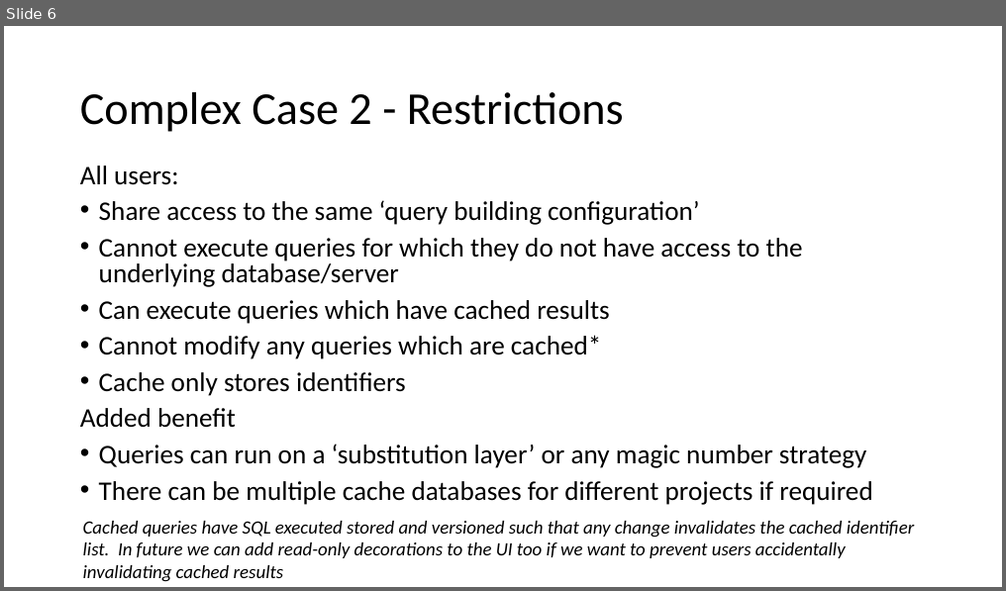
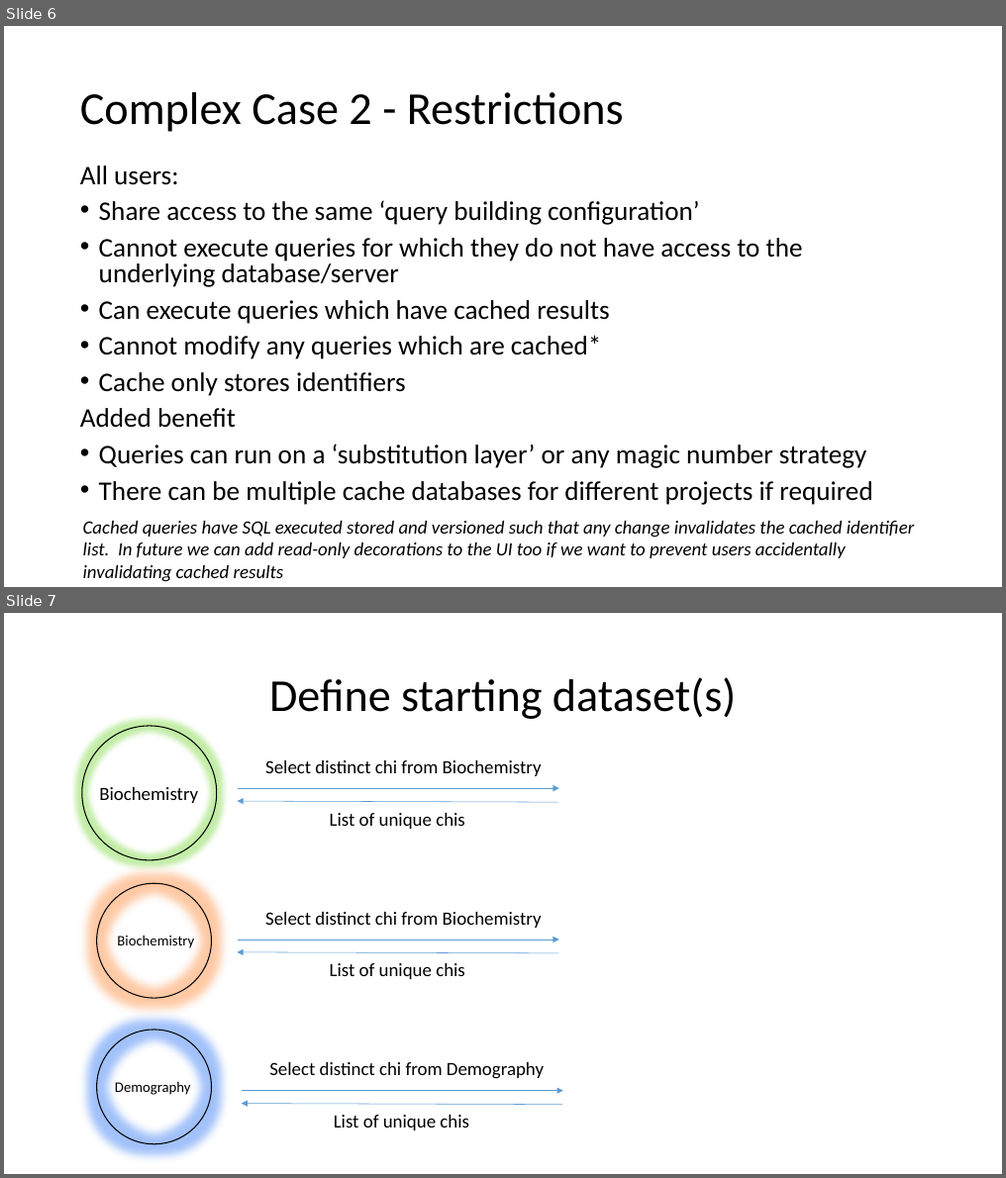
Before and after one commit to HicServices/RDMP, a slide deck: Documentation/CohortGeneration.pptx. Shown one above the other, each under a label of ours: slide 6 before the commit, slides 6 and 7 after it. The pictures are 1006x591 and 1006x1178 pixels, drawn with LibreOffice and Linux fonts; fonts in the diff are those of the drawing. Boxes give left, top, right and bottom in pixels: in the first picture for what was removed or moved away, otherwise in the second. Text is boxed around its words. In the diff, an @@ line names an element or a change of style, - is before the commit and + after.

```diff
--- a/Documentation/CohortGeneration.pptx
+++ b/Documentation/CohortGeneration.pptx
@@ slide 7 added at (4, 613, 1002, 1174), background #FFFFFF @@
@@ title added at (269, 677, 736, 719), 44 pt, text #000000 @@
+Define starting dataset(s)
@@ ellipse added at (82, 726, 217, 861), outline #000000 1 pt @@
@@ text added at (265, 761, 542, 776), 18 pt, text #000000 @@
+Select distinct chi from Biochemistry
@@ text added at (99, 787, 198, 803), 18 pt, text #000000 @@
+Biochemistry
@@ arrow added from (238, 788) to (559, 788), #5B9BD5 0.5 pt @@
@@ arrow added from (558, 802) to (237, 801), #5B9BD5 0.5 pt @@
@@ text added at (330, 813, 465, 829), 18 pt, text #000000 @@
+List of unique chis
@@ ellipse added at (97, 883, 211, 998), outline #000000 1 pt @@
@@ text added at (117, 935, 194, 949), 14 pt, text #000000 @@
+Biochemistry
@@ text added at (265, 912, 542, 928), 18 pt, text #000000 @@
+Select distinct chi from Biochemistry
@@ arrow added from (558, 954) to (237, 953), #5B9BD5 0.5 pt @@
@@ arrow added from (238, 940) to (559, 940), #5B9BD5 0.5 pt @@
@@ text added at (330, 963, 465, 979), 18 pt, text #000000 @@
+List of unique chis
@@ ellipse added at (97, 1030, 211, 1145), outline #000000 1 pt @@
@@ text added at (115, 1082, 191, 1095), 14 pt, text #000000 @@
+Demography
@@ text added at (269, 1062, 544, 1079), 18 pt, text #000000 @@
+Select distinct chi from Demography
@@ arrow added from (242, 1090) to (563, 1090), #5B9BD5 0.5 pt @@
@@ arrow added from (562, 1105) to (242, 1104), #5B9BD5 0.5 pt @@
@@ text added at (334, 1115, 469, 1131), 18 pt, text #000000 @@
+List of unique chis
```
Also in this commit, not shown: 8 other slides added.
